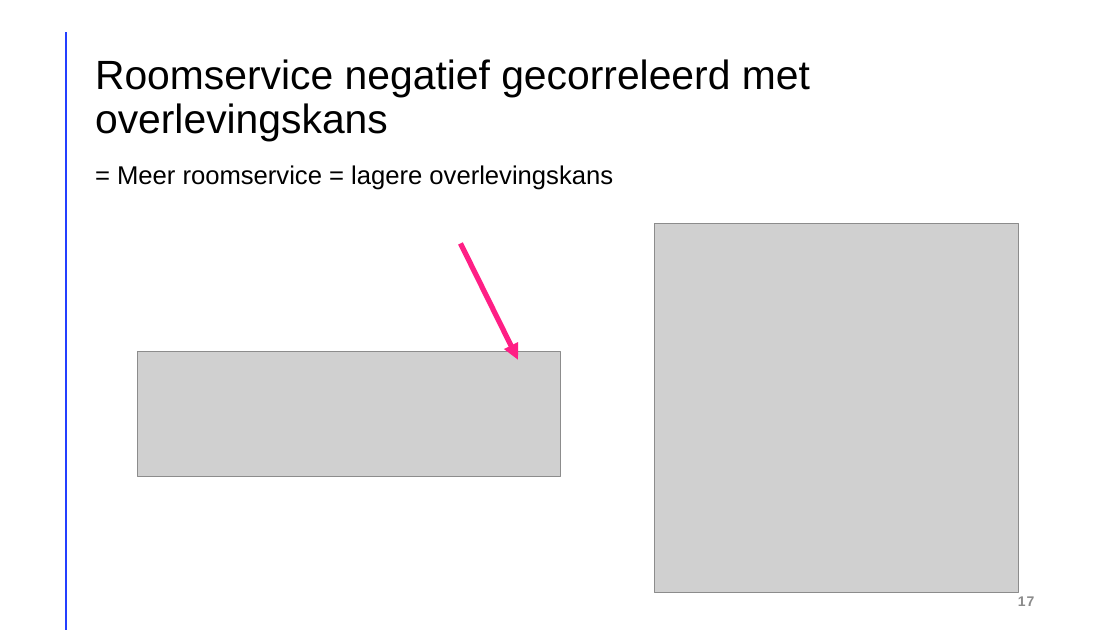
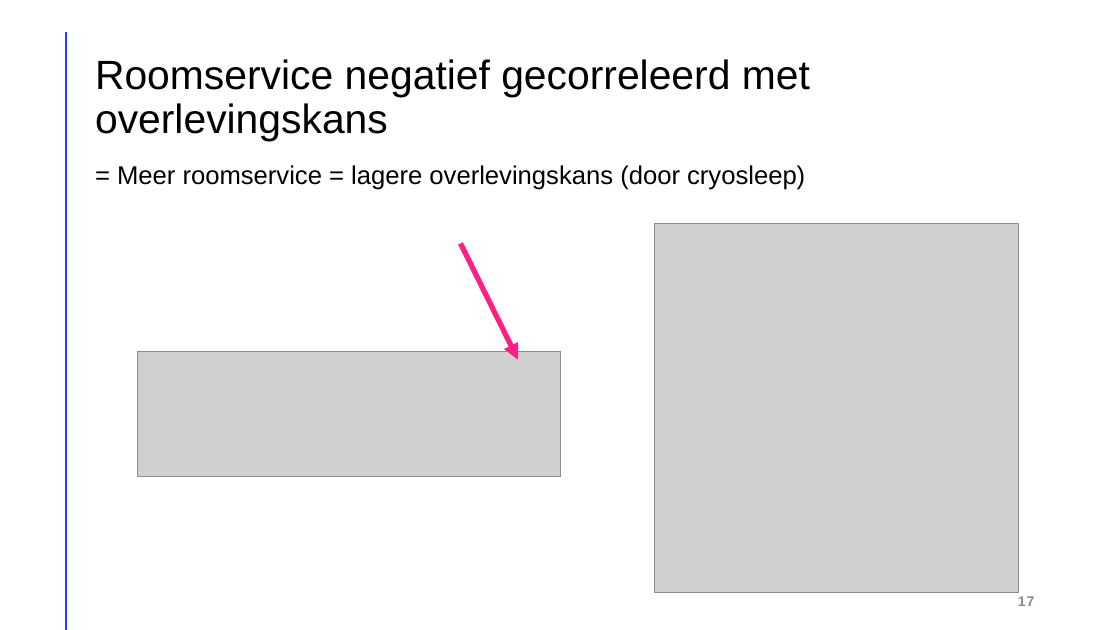
Before and after one commit to robinmonsere/Spaceship-Titanic, a slide deck: slide 17 of Documents/Spaceship titanic.pptx. Drawn at 1120x630 pixels with LibreOffice and Linux fonts; fonts in the diff are those of the drawing; grey boxes stand for pictures. Boxes give left, top, right and bottom in pixels: in the first picture for what was removed or moved away, otherwise in the second. Text is boxed around its words. In the diff, an @@ line names an element or a change of style, - is before the commit and + after.

```diff
--- a/Documents/Spaceship titanic.pptx
+++ b/Documents/Spaceship titanic.pptx
@@ text at bbox=[117, 165, 805, 190]: text changed @@
-= Meer roomservice = lagere overlevingskans
+= Meer roomservice = lagere overlevingskans (door cryosleep)
```
Also in this commit, not shown: 11 other slides changed, 1 slide added, 2 other files.
